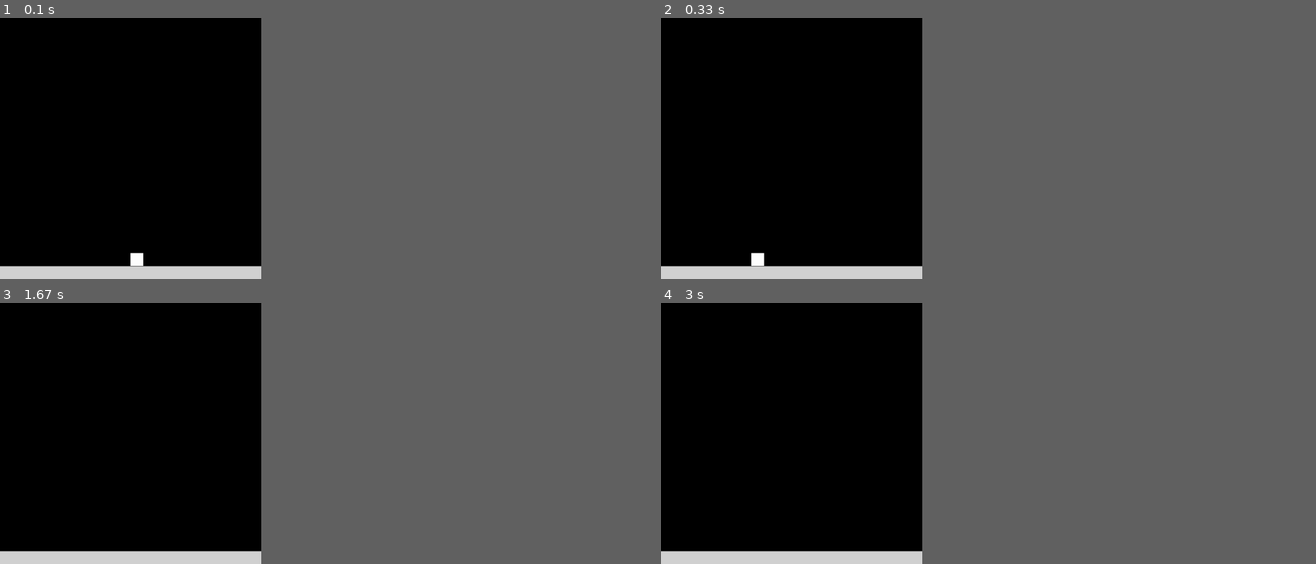
Above: before the commit, frames 1-4 (two rows, left to right).
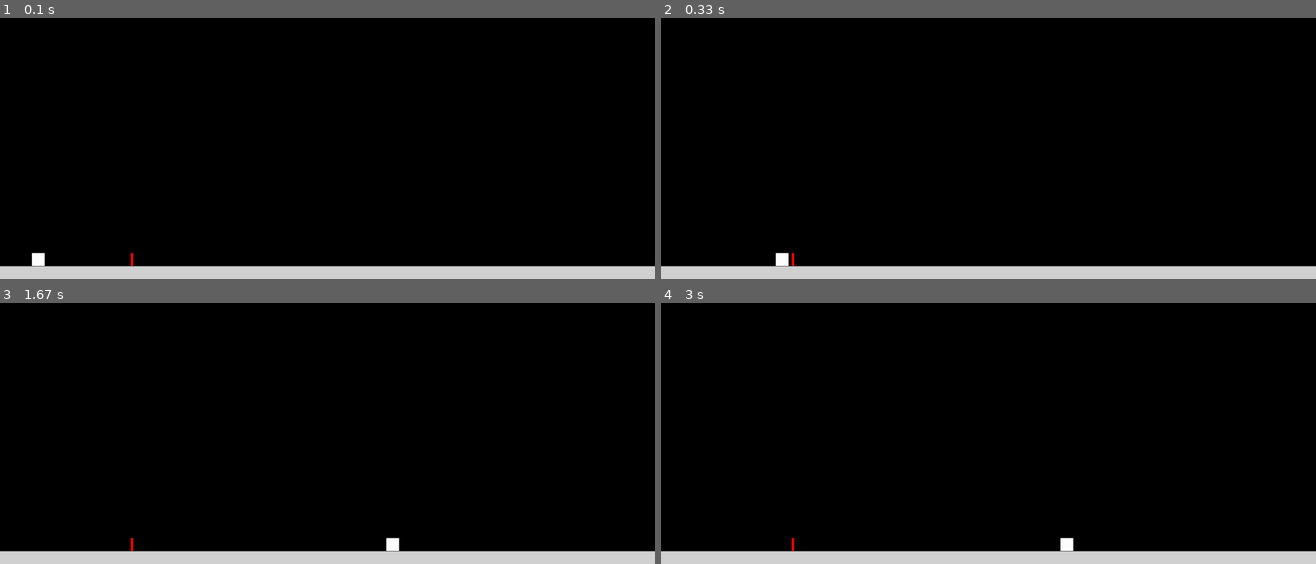
Above: after the commit, the same moments.

Repository: aoberai/implementations
Game: pygame game, started from control_theory_sims/sliding_block/runner.py
Same seed, same stepped clock (60 frames per second), same inputs: the game is played once before the commit and once after it.
Inputs:
- Up to frame 1 (0.1 s): no input
- Up to frame 2 (0.33 s): no input
- Up to frame 3 (1.67 s): no input
- Up to frame 4 (3 s): no input
In our replay, the window is 359x359 before the commit and 900x359 after it. These sizes can differ from the game's own. Grey fills any space a smaller window leaves; there, only what the larger window draws over its background counts as a difference.

The runs differ from the first frame. In frame 1, 3.2% of the frame differs, in the area x 4-100%, y 89-100%; in frame 2, 3.2%, in the area x 13-100%, y 89-100%; in frame 3, 3.1%; in frame 4, 3.1%.

Commit message:
sliding block friction fixed

Diff:
--- a/control_theory_sims/sliding_block/constants.py
+++ b/control_theory_sims/sliding_block/constants.py
@@ -1,3 +1,4 @@
 WHITE  = (255, 255, 255)
 GREY   = (210, 210, 210)
+RED = (255, 0, 0)
 PIXELS_PER_METER = 1/0.0002645833
--- a/control_theory_sims/sliding_block/runner.py
+++ b/control_theory_sims/sliding_block/runner.py
@@ -1,16 +1,18 @@
-from engine import Components
+from simulation import Simulation
 import time
-import math
 
 # Implement y component forces and interactions with static obj
-components = Components(mass=10, surface_width=0.3, surface_height=0.01, x_init=(0.1, 0), v_init=(0.01, 0), s_coef_fric=0.3, k_coef_fric=0.15, block_display_dims=(0.01, 0.01), wants_render=True, screen_dims=(0.2, 0.2))
+simulation = Simulation(mass=1, surface_width=0.5, surface_height=0.01, x_init=(0, 0), v_init=(0.3, 0), s_coef_fric=0.03, k_coef_fric=0.015, block_display_dims=(0.01, 0.01), wants_render=True, screen_dims=(0.5, 0.2))
 
-def force_func(time):
-    return 5*(math.sin(time)+0.5)
+reference_x = (0.1, 0)
+
+applied_f = 0
+x_h, v_h, f_h = 0, 0, 0
 
 while True:
     curr_time = time.time()
-    x_h, v_h, f_h = components.step(curr_time, applied_f=force_func(curr_time))
-    components.render(block_state=(x_h, v_h,))
-    print("Position: %0.3f; Velocity: %0.3f, Net Horizontal Force: %0.3f" % (x_h, v_h, f_h))
-    time.sleep(0.1)
+    x_h, v_h, f_h = simulation.step(curr_time, applied_f=applied_f)
+    error = (reference_x[0] - x_h)
+    simulation.render(block_state=(x_h, v_h,), reference_x=reference_x)
+    print("Error: %0.5f; Applied Force %0.5f; Position: %0.3f; Velocity: %0.3f, Net Horizontal Force: %0.3f" % (error, applied_f, x_h, v_h, f_h))
+    # input()
--- a/control_theory_sims/sliding_block/engine.py
+++ b/control_theory_sims/sliding_block/simulation.py
@@ -12,16 +12,17 @@
         self.k_coef_fric = k_coef_fric
         self.x_h = self.x_init[0]
         self.v_h = self.v_init[0]
-        self.init_time = time.time()
+        self.last_time = time.time()
         self.display_dims = display_dims
     def step(self, current_time, applied_f):
         normal_f = self.g*self.mass
-        fric_f = normal_f * self.k_coef_fric
-        net_f = (applied_f - fric_f)
+        fric_f, self.v_h = (-(normal_f * self.k_coef_fric), self.v_h) if abs(self.v_h) > 0.02 else (min(abs(applied_f), abs(self.s_coef_fric * normal_f)), 0)
+        net_f = (applied_f + fric_f)
         a = net_f/self.mass
-        d_time = current_time - self.init_time
-        self.x_h = self.x_init[0] + self.v_init[0]*d_time + 0.5*a*d_time**2
-        self.v_h = self.v_init[0] + a*d_time
+        d_time = current_time - self.last_time
+        self.x_h = self.x_h + self.v_h*d_time + 0.5*a*d_time**2
+        self.v_h += a*d_time
+        self.last_time = time.time()
         return (self.x_h, self.v_h, net_f)
 
 class _Surface:
@@ -32,7 +33,7 @@
     def step(self):
         pass
 
-class Components:
+class Simulation:
     def __init__(self, mass, surface_width, surface_height, x_init, v_init, s_coef_fric, k_coef_fric, block_display_dims, wants_render=True, screen_dims=(5, 5)):
         '''
         All units, including display_dims, is in meters
@@ -40,6 +41,7 @@
         self._block = _Block(mass, x_init, v_init, s_coef_fric, k_coef_fric, display_dims=block_display_dims)
         self._surface = _Surface(surface_width, surface_height)
         self.screen_dims = screen_dims
+        self.reference_rect_dims = (0.002, 0.01)
         if wants_render:
             pygame.init()
             self.pyg_surface = pygame.display.set_mode((int(screen_dims[0]*ct.PIXELS_PER_METER), int(screen_dims[1]*ct.PIXELS_PER_METER)))
@@ -48,11 +50,14 @@
         # TODO: add contact param which checks for contact from all sides
         block_state = self._block.step(current_time, applied_f)
         return block_state
-    def render(self, block_state):
+    def render(self, block_state, reference_x):
         self.pyg_surface.fill((0, 0, 0))
         # TODO: put pygame rect in class
         surf_rect = pygame.Rect(0, int(ct.PIXELS_PER_METER*(self.screen_dims[1]-self._surface.height)), int(self._surface.width*self.screen_dims[0]*ct.PIXELS_PER_METER**2), int(self._surface.height*self.screen_dims[1]*ct.PIXELS_PER_METER**2))
         block_rect = pygame.Rect(int(ct.PIXELS_PER_METER*block_state[0]), int(ct.PIXELS_PER_METER*(self.screen_dims[1] - self._surface.height - self._block.display_dims[1])), int(ct.PIXELS_PER_METER*self._block.display_dims[0]), int(ct.PIXELS_PER_METER*self._block.display_dims[1]))
+        reference_rect = pygame.Rect(int(ct.PIXELS_PER_METER*reference_x[0]), int(ct.PIXELS_PER_METER*(self.screen_dims[1] - self._surface.height - self.reference_rect_dims[1])), int(ct.PIXELS_PER_METER*self.reference_rect_dims[0]), int(ct.PIXELS_PER_METER*self.reference_rect_dims[1]))
+        # print(int(ct.PIXELS_PER_METER*reference_x[0]), int(ct.PIXELS_PER_METER*(self.screen_dims[1] - self._surface.height + self.reference_rect_dims[1])), int(ct.PIXELS_PER_METER*self.reference_rect_dims[0]), int(ct.PIXELS_PER_METER*self.reference_rect_dims[1]))
         pygame.draw.rect(self.pyg_surface, ct.GREY, surf_rect)
         pygame.draw.rect(self.pyg_surface, ct.WHITE, block_rect)
+        pygame.draw.rect(self.pyg_surface, ct.RED, reference_rect)
         pygame.display.flip()
